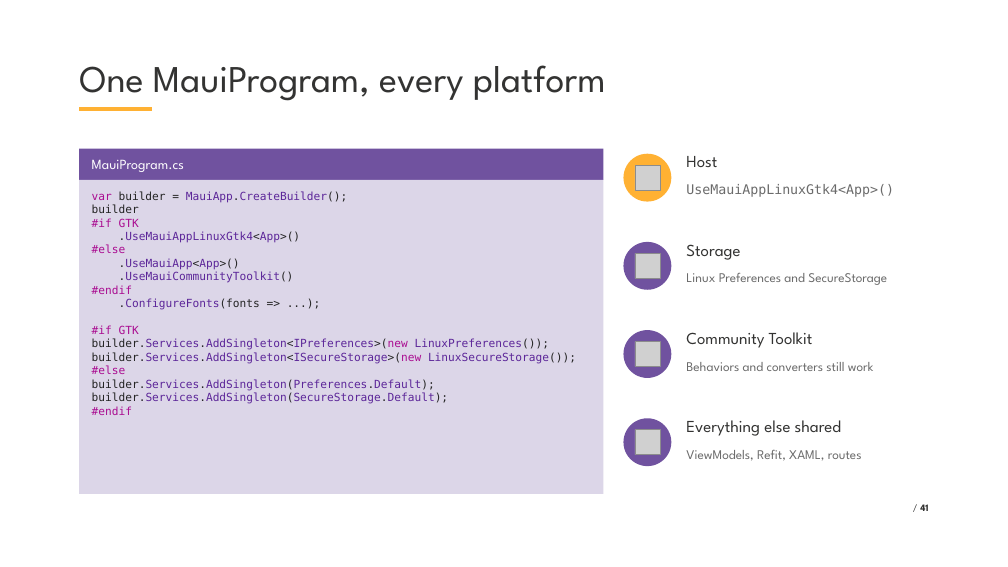
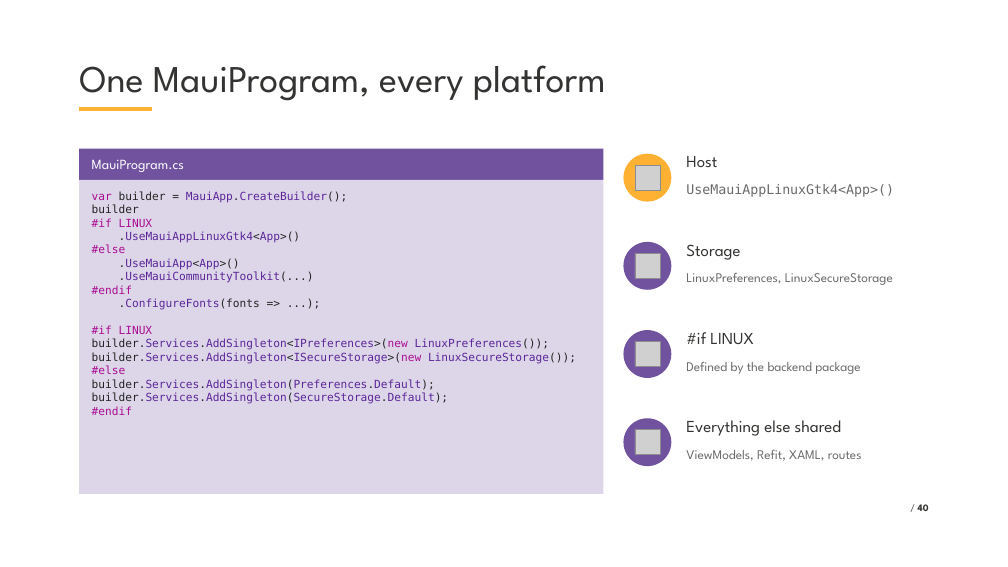
Before and after one commit to VladislavAntonyuk/HomeManagement, a slide deck: slide 40 of .NET Conf 2026 - Ukraine.pptx (slide 41 before the commit). Drawn at 1008x567 pixels with LibreOffice and Linux fonts; fonts in the diff are those of the drawing; grey boxes stand for pictures; background and template pictures are left out. Boxes give left, top, right and bottom in pixels: in the first picture for what was removed or moved away, otherwise in the second. Text is boxed around its words. In the diff, an @@ line names an element or a change of style, - is before the commit and + after.

```diff
--- a/.NET Conf 2026 - Ukraine.pptx
+++ b/.NET Conf 2026 - Ukraine.pptx
@@ text in rectangle at bbox=[92, 218, 153, 227]: text changed @@
-#if GTK
+#if LINUX
@@ text in rectangle at bbox=[119, 271, 314, 283]: text changed @@
-.UseMauiCommunityToolkit()
+.UseMauiCommunityToolkit(...)
@@ text at bbox=[686, 273, 893, 285]: text changed @@
-Linux Preferences and SecureStorage
+LinuxPreferences, LinuxSecureStorage
@@ text in rectangle at bbox=[92, 325, 153, 334]: text changed @@
-#if GTK
+#if LINUX
@@ text at bbox=[686, 332, 753, 344]: text changed @@
-Community Toolkit
+#if LINUX
@@ text at bbox=[686, 362, 860, 374]: text changed @@
-Behaviors and converters still work
+Defined by the backend package
@@ page number at bbox=[918, 504, 929, 511]: text changed @@
-/ 41
+/ 40
```
Also in this commit, not shown: 17 other slides changed, 10 slides added, 5 slides removed, 38 other files.
